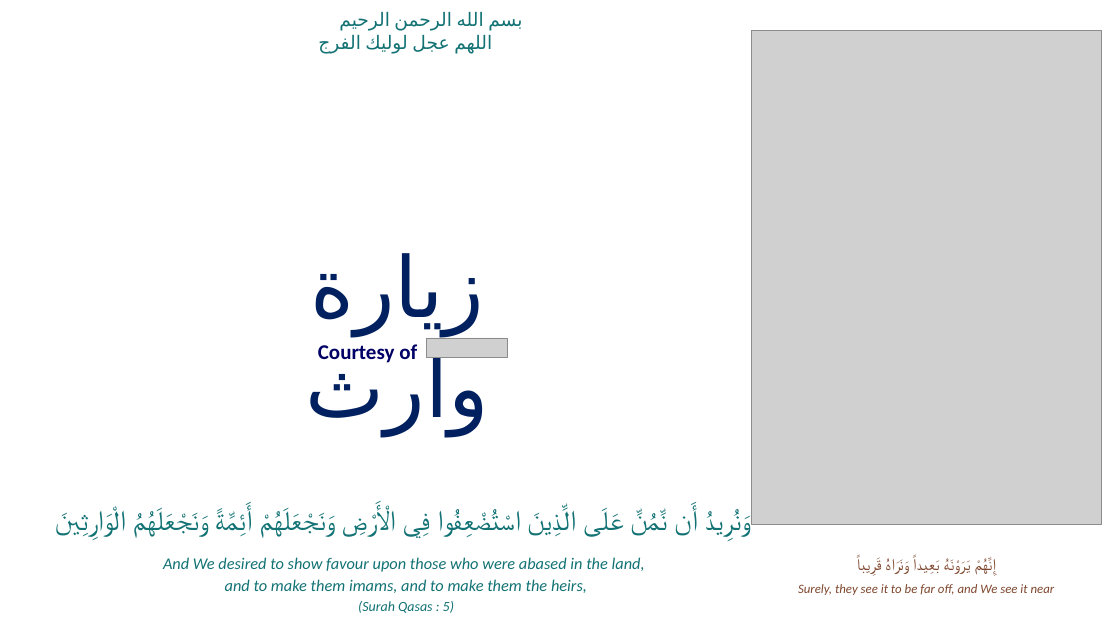
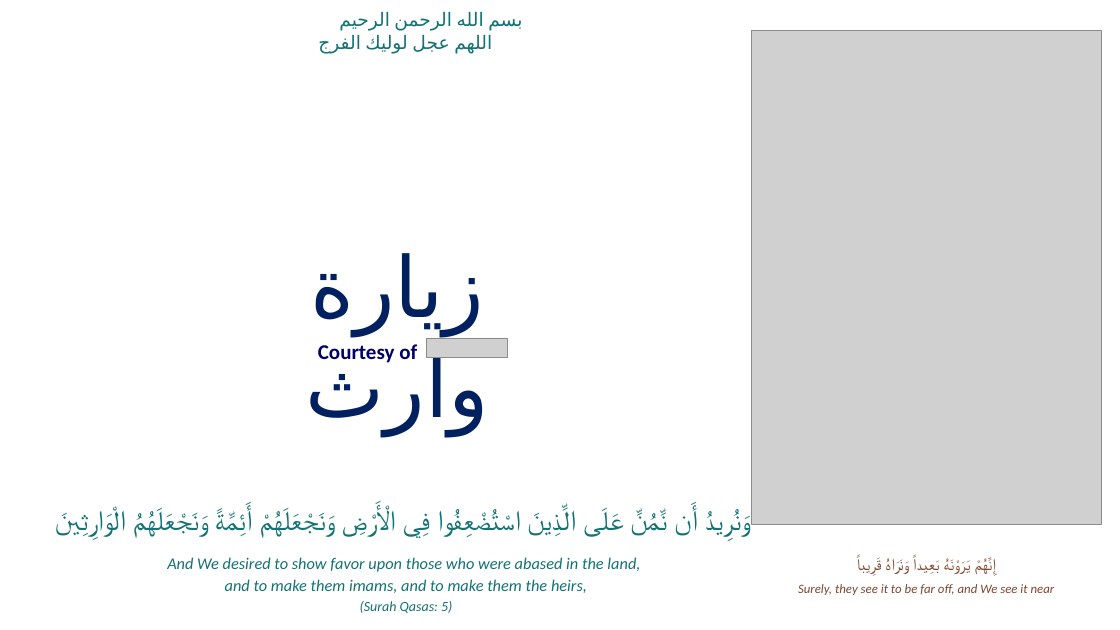
Before and after one commit to GhayurH/Slides, a slide deck: slide 1 of PPTs/Ziyarat Warith.pptx. Drawn at 1120x630 pixels with LibreOffice and Linux fonts; fonts in the diff are those of the drawing; grey boxes stand for pictures. Boxes give left, top, right and bottom in pixels: in the first picture for what was removed or moved away, otherwise in the second. Text is boxed around its words. In the diff, an @@ line names an element or a change of style, - is before the commit and + after.

```diff
--- a/PPTs/Ziyarat Warith.pptx
+++ b/PPTs/Ziyarat Warith.pptx
@@ text at (167,557,640,572): text changed @@
-And We desired to show favour upon those who were abased in the land,
+And We desired to show favor upon those who were abased in the land,
@@ text at (360,601,452,613): spaces changed @@
-(Surah Qasas : 5)
+(Surah Qasas: 5)
```
